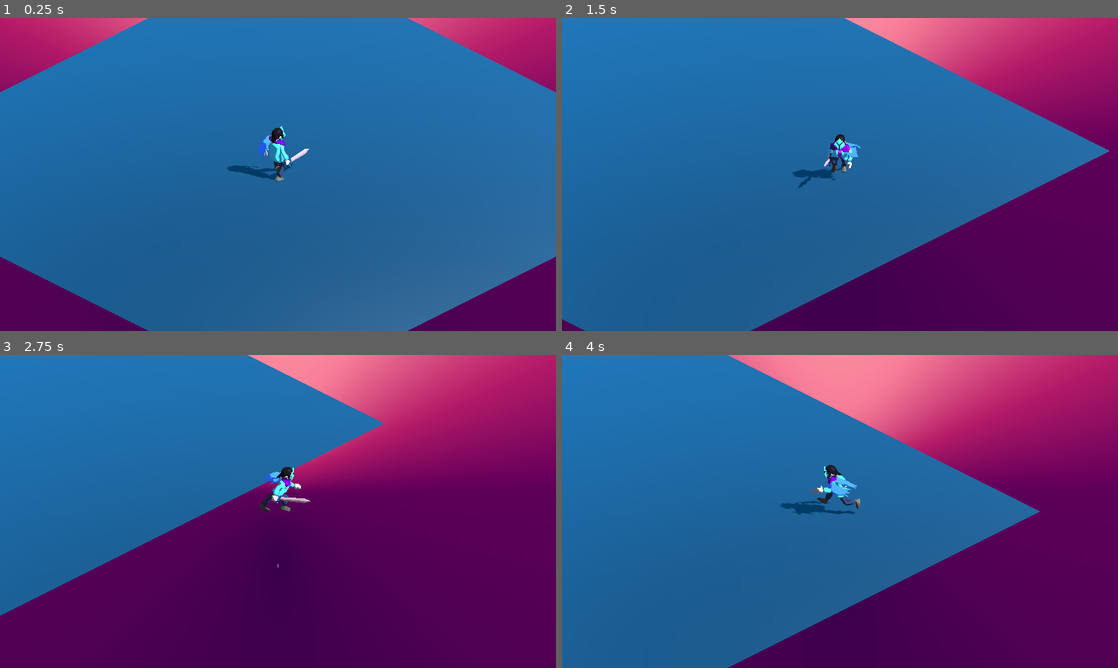
Above: before the commit, frames 1-4 (two rows, left to right).
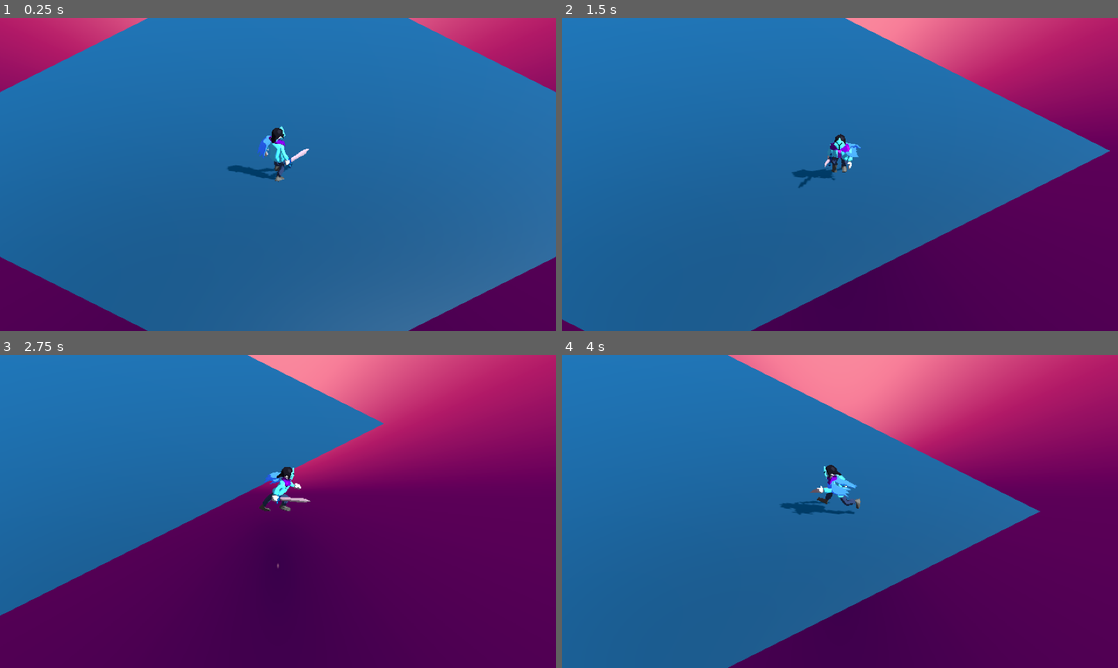
Above: after the commit, the same moments.

Repository: zilchcornet317/Infinity-Realm-Expedition
Game: Godot game, scene res://Assets/Scenes/Maps/testing-level.tscn
Two runs of this game, one before a commit and one after it. Both use one fixed random seed, a clock stepped at 60 frames per second and the inputs below.
Inputs:
- Up to frame 1 (0.25 s): no input
- Up to frame 2 (1.5 s): tap Enter at 0.5 s; hold D (right) 0.53-1.28 s; hold S (back) from 1.28 s (still down)
- Up to frame 3 (2.75 s): release S (back) at 2.03 s; hold D (right) from 2.03 s (still down)
- Up to frame 4 (4 s): release D (right) at 2.78 s; hold W (forward) 2.78-3.53 s; hold A (left) from 3.53 s (still down)

The runs differ from the first frame. In frame 1, 0.3% of the frame differs, in the area x 0-100%, y 0-100%; in frame 2, 0.2%; in frame 3, 0.2%; in frame 4, 0.2%.

Commit message:
Working on outline shader

Diff:
--- /dev/null
+++ b/Assets/Materials/screen.tres
@@ -0,0 +1,7 @@
+[gd_resource type="ShaderMaterial" load_steps=2 format=3 uid="uid://bxxiv0ljw85ag"]
+
+[ext_resource type="Shader" path="res://Assets/Shaders/roberts-screen-outline.gdshader" id="1_cdw7f"]
+
+[resource]
+render_priority = 0
+shader = ExtResource("1_cdw7f")
--- a/Assets/Scenes/Characters/infinity.tscn
+++ b/Assets/Scenes/Characters/infinity.tscn
@@ -9,7 +9,7 @@
 [ext_resource type="Script" path="res://Assets/Scripts/States/Generic/MoveState.gd" id="4_fm0wv"]
 [ext_resource type="Script" path="res://Assets/Scripts/StateMachine/StateMachine.gd" id="4_yke0m"]
 [ext_resource type="Script" path="res://Assets/Scripts/States/Generic/IdleState.gd" id="5_yhrb3"]
-[ext_resource type="Material" uid="uid://bxxiv0ljw85ag" path="res://Assets/Shaders/screen.tres" id="9_l26uu"]
+[ext_resource type="Material" uid="uid://bxxiv0ljw85ag" path="res://Assets/Materials/screen.tres" id="9_l26uu"]
 [ext_resource type="Material" uid="uid://btqrywbouw0tk" path="res://Assets/Materials/Infinity/jacket.tres" id="10_1s82k"]
 [ext_resource type="Material" uid="uid://b1lixdut4rmj2" path="res://Assets/Materials/Infinity/helmet.tres" id="10_cj857"]
 [ext_resource type="Material" uid="uid://cjtvf8uctvapd" path="res://Assets/Materials/Infinity/helmet-inner.tres" id="11_egnnu"]
--- a/Assets/Scenes/Maps/testing-level.tscn
+++ b/Assets/Scenes/Maps/testing-level.tscn
@@ -18,24 +18,38 @@
 
 [node name="Node3D" type="Node3D"]
 
-[node name="infinity" parent="." instance=ExtResource("1_ayth2")]
+[node name="SubViewportContainer" type="SubViewportContainer" parent="."]
+texture_filter = 1
+anchors_preset = 15
+anchor_right = 1.0
+anchor_bottom = 1.0
+grow_horizontal = 2
+grow_vertical = 2
+stretch = true
+stretch_shrink = 2
 
-[node name="Terrain" type="Node3D" parent="."]
+[node name="SubViewport" type="SubViewport" parent="SubViewportContainer"]
+handle_input_locally = false
+size = Vector2i(720, 405)
+render_target_update_mode = 4
 
-[node name="TestGroundPlane" type="MeshInstance3D" parent="."]
+[node name="infinity" parent="SubViewportContainer/SubViewport" instance=ExtResource("1_ayth2")]
+
+[node name="Terrain" type="Node3D" parent="SubViewportContainer/SubViewport"]
+
+[node name="TestGroundPlane" type="MeshInstance3D" parent="SubViewportContainer/SubViewport"]
 mesh = SubResource("PlaneMesh_to1wx")
+skeleton = NodePath("../../..")
 
-[node name="StaticBody3D" type="StaticBody3D" parent="TestGroundPlane"]
+[node name="StaticBody3D" type="StaticBody3D" parent="SubViewportContainer/SubViewport/TestGroundPlane"]
 
-[node name="CollisionShape3D" type="CollisionShape3D" parent="TestGroundPlane/StaticBody3D"]
+[node name="CollisionShape3D" type="CollisionShape3D" parent="SubViewportContainer/SubViewport/TestGroundPlane/StaticBody3D"]
 shape = SubResource("WorldBoundaryShape3D_drhok")
 
-[node name="DirectionalLight3D" type="DirectionalLight3D" parent="."]
-transform = Transform3D(-0.5, -0.612372, 0.612372, 0, 0.707107, 0.707107, -0.866025, 0.353553, -0.353553, 0, 5, 0)
+[node name="DirectionalLight3D" type="DirectionalLight3D" parent="SubViewportContainer/SubViewport"]
+transform = Transform3D(-0.5, -0.612372, 0.612373, 0, 0.707107, 0.707106, -0.866025, 0.353553, -0.353554, 0, 5, 0)
 light_energy = 1.25
 shadow_enabled = true
 
-[node name="WorldEnvironment" type="WorldEnvironment" parent="."]
+[node name="WorldEnvironment" type="WorldEnvironment" parent="SubViewportContainer/SubViewport"]
 environment = ExtResource("3_tep02")
-
-[editable path="infinity"]
--- /dev/null
+++ b/Assets/Shaders/roberts-screen-outline.gdshader
@@ -0,0 +1,42 @@
+shader_type spatial;
+render_mode unshaded, fog_disabled;
+
+uniform sampler2D screen_texture : source_color, hint_screen_texture, filter_nearest;
+uniform sampler2D depth_texture : source_color, hint_depth_texture, filter_nearest;
+uniform sampler2D normal_texture : source_color, hint_normal_roughness_texture, filter_nearest;
+
+void vertex() {
+	POSITION = vec4(VERTEX.xy, 1.0, 1.0);
+}
+
+uniform float offset_multiplier = 1.0;
+
+void fragment() {
+	vec2 texel_size = 1.0 / VIEWPORT_SIZE.xy;
+
+	vec2 tr_uv = SCREEN_UV + texel_size * offset_multiplier;
+	vec2 bl_uv = SCREEN_UV + texel_size * offset_multiplier;
+	vec2 tl_uv = SCREEN_UV + vec2(-texel_size.x * offset_multiplier, texel_size.y * offset_multiplier);
+	vec2 br_uv = SCREEN_UV + vec2(-texel_size.x * offset_multiplier, texel_size.y * offset_multiplier);
+
+	float d0 = getDepth(tr_uv, INV_PROJECTION_MATRIX);
+	float d1 = getDepth(bl_uv, INV_PROJECTION_MATRIX);
+	float d2 = getDepth(tl_uv, INV_PROJECTION_MATRIX);
+	float d3 = getDepth(br_uv, INV_PROJECTION_MATRIX);
+
+	vec3 n0 = texture(normal_texture, tr_uv).rgb * 2.0 - 1.0;
+	vec3 n1 = texture(normal_texture, bl_uv).rgb * 2.0 - 1.0;
+	vec3 n2 = texture(normal_texture, tl_uv).rgb * 2.0 - 1.0;
+	vec3 n3 = texture(normal_texture, br_uv).rgb * 2.0 - 1.0;
+
+	ALBEDO = vec3(0,0,0);
+}
+
+float getDepth(vec2 uv, mat4 mat) {
+	float depth = texture(depth_texture, uv).r;
+	vec3 ndc = vec3(uv * 2.0 - 1.0, depth);
+	vec4 view = mat * vec4(ndc, 1.0);
+	view.xyz /= view.w;
+
+	return view.z;
+}
--- /dev/null
+++ b/Assets/Shaders/screen-outline.gdshader
@@ -0,0 +1,42 @@
+shader_type spatial;
+render_mode unshaded, fog_disabled;
+
+uniform sampler2D screen_texture : source_color, hint_screen_texture, filter_nearest;
+uniform sampler2D depth_texture : source_color, hint_depth_texture, filter_nearest;
+uniform sampler2D normal_texture : source_color, hint_normal_roughness_texture, filter_nearest;
+
+void vertex() {
+	POSITION = vec4(VERTEX.xy, 1.0, 1.0);
+}
+
+uniform float offset_multiplier = 1.0;
+
+void fragment() {
+	vec2 texel_size = 1.0 / VIEWPORT_SIZE.xy;
+
+	vec2 tr_uv = SCREEN_UV + texel_size * offset_multiplier;
+	vec2 bl_uv = SCREEN_UV + texel_size * offset_multiplier;
+	vec2 tl_uv = SCREEN_UV + vec2(-texel_size.x * offset_multiplier, texel_size.y * offset_multiplier);
+	vec2 br_uv = SCREEN_UV + vec2(-texel_size.x * offset_multiplier, texel_size.y * offset_multiplier);
+
+	float d0 = getDepth(tr_uv, INV_PROJECTION_MATRIX);
+	float d1 = getDepth(bl_uv, INV_PROJECTION_MATRIX);
+	float d2 = getDepth(tl_uv, INV_PROJECTION_MATRIX);
+	float d3 = getDepth(br_uv, INV_PROJECTION_MATRIX);
+
+	vec3 n0 = texture(normal_texture, tr_uv).rgb * 2.0 - 1.0;
+	vec3 n1 = texture(normal_texture, bl_uv).rgb * 2.0 - 1.0;
+	vec3 n2 = texture(normal_texture, tl_uv).rgb * 2.0 - 1.0;
+	vec3 n3 = texture(normal_texture, br_uv).rgb * 2.0 - 1.0;
+
+	ALBEDO = vec3(0,0,0);
+}
+
+float getDepth(vec2 uv, mat4 mat) {
+	float depth = texture(depth_texture, uv).r;
+	vec3 ndc = vec3(uv * 2.0 - 1.0, depth);
+	vec4 view = mat * vec4(ndc, 1.0);
+	view.xyz /= view.w;
+
+	return view.z;
+}
--- a/Assets/Shaders/screen.tres
+++ /dev/null
@@ -1,9 +0,0 @@
-[gd_resource type="ShaderMaterial" load_steps=2 format=3 uid="uid://bxxiv0ljw85ag"]
-
-[ext_resource type="Shader" path="res://Assets/Shaders/screen-pixelization.gdshader" id="1_o3m1w"]
-
-[resource]
-render_priority = 0
-shader = ExtResource("1_o3m1w")
-shader_parameter/shadow_color = Color(0.462291, 0.462291, 0.462291, 1)
-shader_parameter/shadow_thickness = 1.6
Renamed: Assets/Shaders/screen-pixelization.gdshader -> Assets/Shaders/thick-3d-outlines.gdshader
